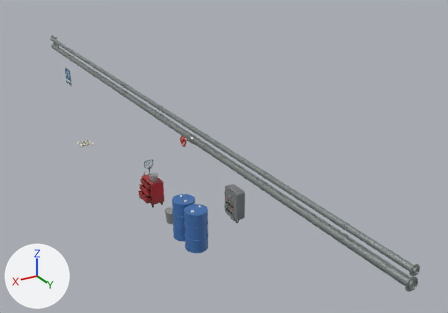
A saved change to the glTF model godot/assets/ambienti_tecnici/corridoio_fiume/corridoio_fiume.gltf.
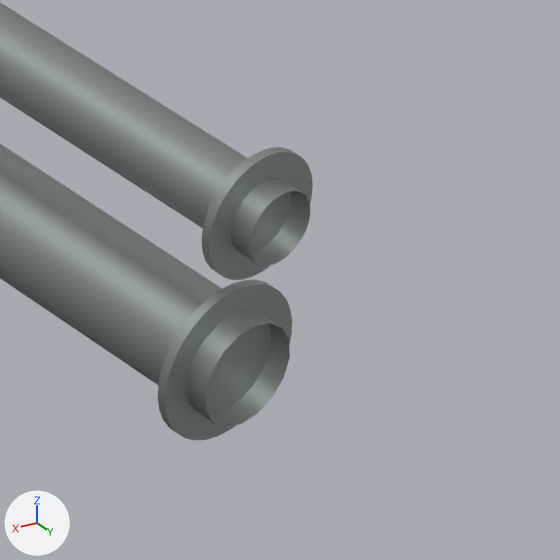
Each version appears first whole from a 50 mm camera at (-0.41, -43.78, 1.42) aimed at (-7.15, -55.01, -4.19), and next in a close-up on the part from 87% to 99% of the width and 80% to 97% of the height. The lights are fixed; the arrows at lower left show +X, +Y and +Z. The older version's two pictures come first. Objects named as collision shapes, trigger or cutter boxes, shadow casters or lower levels of detail are left out. Where no turn or scale is listed for an object, it has been applied to the vertices. Vertices at exactly the same position are counted once.

Objects in the first close-up: 'tubo_pompe_0', 'tubo_pompe_1'.
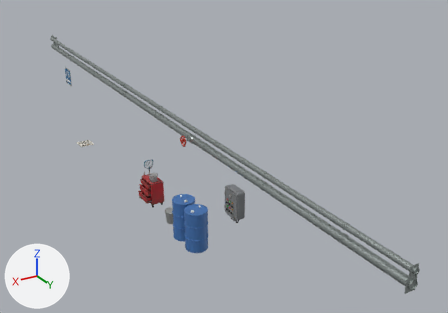
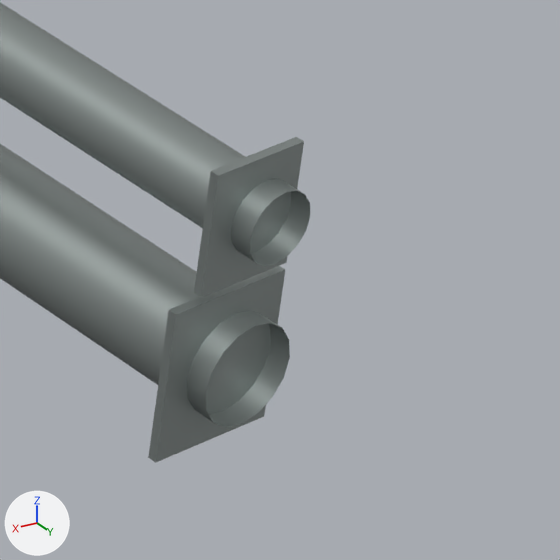
Where the change shows, as pixel boxes (x1, y1, x2, y2) in the close-ups (560 x 560 px):
'tubo_pompe_0', reshaped: before (0, 144, 292, 440); after (0, 144, 290, 463)
'tubo_pompe_1', reshaped: before (0, 3, 313, 280); after (0, 3, 310, 298)
part 1 of me_tubo_pompe_0, added: after (148, 266, 285, 463)
part 2 of me_tubo_pompe_0, built on: before (158, 279, 292, 440)
part 3 of me_tubo_pompe_1, built on: before (202, 147, 313, 280); after (194, 137, 304, 298)

What changed in the scene script:
```text
Change me_tubo_pompe_0:
    used by ob_tubo_pompe_0; location = (0.0, 0.0, 0.0)
    remove me_tubo_pompe_0.from_pydata(...)  # 1978 vertices, 3824 faces; spans x -6.0..-5.6, y -63.5..-48.2, z -3.3..-3.0
    add me_tubo_pompe_0.from_pydata(...)  # 1922 vertices, 3712 faces; spans x -6.0..-5.6, y -63.5..-48.2, z -3.3..-3.0
    me_tubo_pompe_0 part 1: a new loose piece, a box spanning x -5.899..-5.717, y -48.212..-48.2, z -3.255..-3.045, in mat_tubi_pompe (grey #9ba4a2)
    me_tubo_pompe_0 part 2
    64 vertices are removed from x -5.9..-5.7, y -48.2, z -3.3..-3.0
    250 faces are deleted
    126 new faces join them, mat_tubi_pompe (grey #9ba4a2)
Change me_tubo_pompe_1:
    used by ob_tubo_pompe_1; location = (0.0, 0.0, 0.0)
    remove me_tubo_pompe_1.from_pydata(...)  # 992 vertices, 1884 faces; spans x -6.0..-5.8, y -63.7..-48.2, z -3.1..-2.8
    add me_tubo_pompe_1.from_pydata(...)  # 936 vertices, 1772 faces; spans x -6.0..-5.8, y -63.7..-48.2, z -3.1..-2.8
    me_tubo_pompe_1 part 3
    56 vertices are removed from x -5.9..-5.8, y -48.2, z -3.0..-2.9
    274 faces are deleted
    6 vertices move within x -5.9..-5.8, y -48.2, z -3.0..-2.9
    162 new faces join them
```
